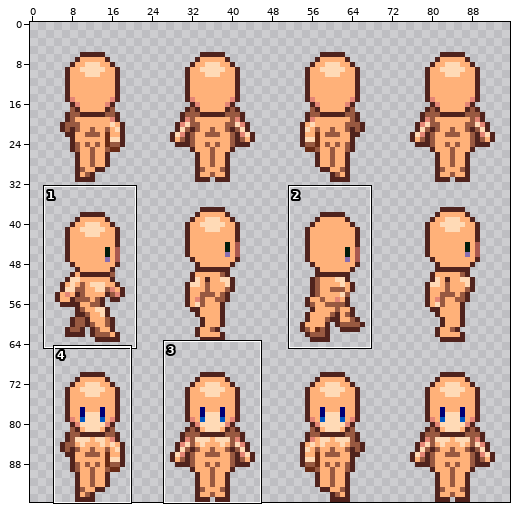
One commit to this sprite sheet: graphics/sprites/player/female.png. Above, an overview of the earlier version with the close-up marked.
Close-up. Before the commit:
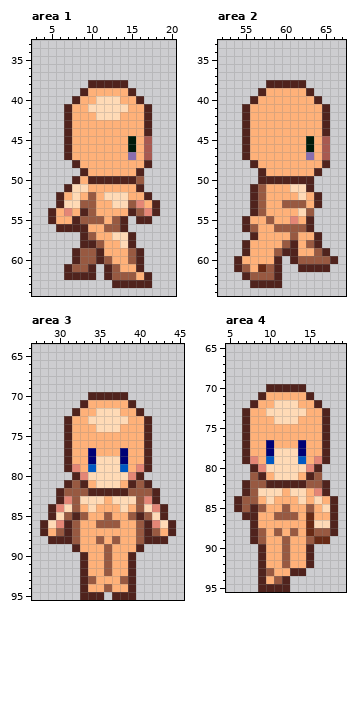
The file is 96x96 pixels. Shown: area 1: x 3..20, y 33..64; area 2: x 52..67, y 33..64; area 3: x 27..45, y 64..95; area 4: x 5..19, y 65..95. The commit also changed other parts of the picture, which this record leaves out.
New version:
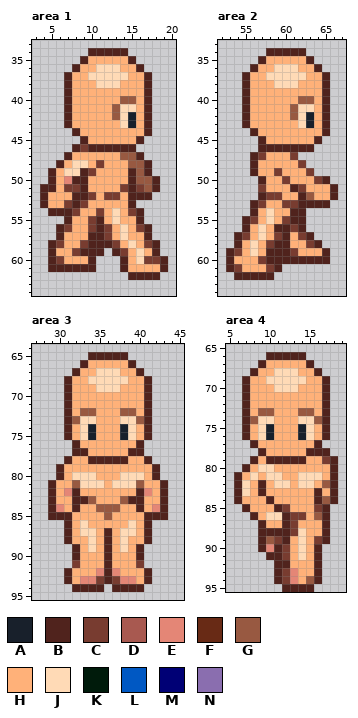
Palette (. is transparent): A #18202b  B #50231d  C #783c30  D #a85950  E #e48676  F #682a15  G #985941  H #ffb179  J #ffdab6  K #001b0b  L #0058c3  M #000075  N #8a6eaf
From old to new:
Changed rows in their new state; - is an unchanged pixel.
Area 1:
first column x 4:
34 ------BBBBB-----
35 -----BHHHHHB----
36 ----BHHJJJHHB---
37 ---BHHJJJJJHHB--
38 ---BHHHJJJHHHB--
39 ---BHH-----HHB--
40 ---BH--HHHGGHB--
41 ------HHHG-J----
42 -------HHGJA----
43 ----------JA----
44 ---.B-----------
45 ---..B-----HB.--
46 ---.BCBBBBBB..--
47 ----------GGB.--
48 --BHJJ-C---GG---
49 -BHJJ-C----BGB--
50 -BHE-BHHHHH--GB-
51 BBHCCB----CBCGB-
52 BHH-BBC-CCHBB---
53 BHHCBCH--HHB...-
54 --BBCHHC-J-CB..-
55 -..BHHCB-JHH-.--
56 ---CHHCBCHJHCB--
57 --BHHHBBCH-HHB--
58 -BCHHC-BBCHJHCB-
59 -BHHCBB-.BCHJHB-
60 -BCHHHB...BHJCCB
61 -BB-BB--..B-HHHB
62 ---....-...BB-B-
63 ---------.....--
Area 2:
first column x 53:
34 -----BBBBB----
35 ----BHHHHHB---
36 ---BHHJJJHHB--
37 --BHHJJJJJHHB-
38 --BHHHJJJHHHB-
39 --BHH-----HHB-
40 --BH-----GGHB-
41 --------GJJ---
42 --------GJA---
43 ---------JA---
44 --.B----------
45 --..B-----HB.-
46 --..BBBBBBB..-
47 --.BC---C....-
48 ---------C...-
49 ---BH-C---C.--
50 -----HHCHHHCB-
51 ---.C---BCHHHB
52 ---.BCC--BGHHB
53 ----C--CCBB-B-
54 ----HJ--BB.---
55 ---C-J-CBB.---
56 ---HJ-BBCB.---
57 -BCHJ-CBHCB.--
58 -BHJ-CBBH-C---
59 BCHJ-BB-C--H--
60 BH--CB-B-BBBB.
61 BCH-HC---....-
62 -B-BBB.-------
63 ---....-------
Area 3:
first column x 28:
65 ------BBBBB------
66 -----BHHHHHB-----
67 ----BHHJJJHHB----
68 ---BHHJJJJJHHB---
69 ---BHHHJJJHHHB---
70 ---BHHHHHHHHHB---
71 ---BHH-----HHB---
72 ---BHGGHHHGGHB---
73 ----GJ-HHH-JG----
74 -----JAHHHAJ-----
75 -----JA---AJ-----
76 ---.B-------B.---
77 ---.BBH---HBB.---
78 ------BBBBB------
79 --BHH-HHHHH-HHB--
80 --BHJJ-HHH-JJHB--
81 -BHH-JJ-H-JJ-HHB-
82 -BHEBHHHHHHHBEHB-
83 -BHHBBGH-HGBBHHB-
84 ---HB-HGGGH-BH---
85 --BBHH-----HHBB--
86 ...-HJ-HHH-JH-...
87 ...-HJJ-B-JJH-...
88 -..-H-JHBHJ-H-..-
89 ------J-B-J------
90 ----BH--B--HB----
91 ----CH--B--HC----
92 ---BHH-EBE-HHB---
93 ---BHEECBCEEHB---
94 ----B-BB.BB-B----
95 -----...-...-----
Area 4:
first column x 6:
66 ----BBBBB----
67 ---BHHHHHB---
68 --BHHJJJHHB--
69 -BHHJJJJJHHB-
70 -BHHHJJJHHHB-
71 -BHH-----HHB-
72 -BH--HHH--HB-
73 ---GGHHHGG---
74 --GJJHHHJJG--
75 ---JA---AJ---
76 ---JA---AJ---
77 -.B-H---H-B.-
78 -..BHHHHHBB--
79 -.B-BBBBB-HCB
80 -BHJ-HHHHHHHB
81 BHJHJ-HHJJJHB
82 BJHBHJJHJJHGB
83 BJHBHH-HH-BHB
84 -HH-B---H-BG-
85 .BHH-BC--HCB.
86 -.--JJBCCHGB.
87 --.B--BC-HHB.
88 --.BBBBCJHHB.
89 --.BGCB-JHCB-
90 ----EBC-JHB--
91 ---.BBC-JHB--
92 ---..BB--HB--
93 ---..BCEHHB--
94 ---..BCEHGB--
95 ---...-BBB---
Where, in picture pixels (left, top, right, bottom), the same in both close-ups:
changed: (40, 48, 168, 288)
changed: (226, 48, 338, 288)
changed: (40, 352, 176, 600)
changed: (234, 352, 338, 592)
